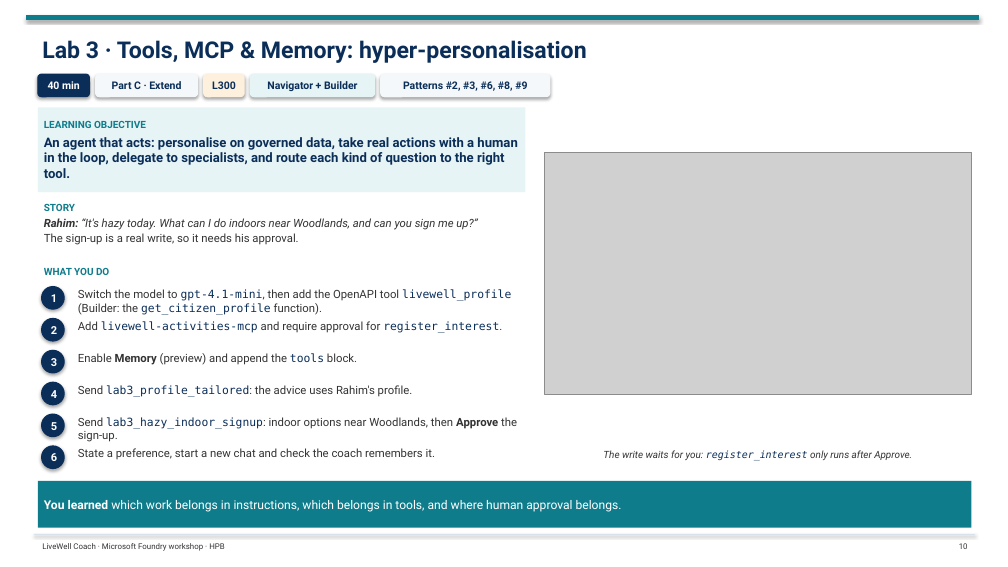
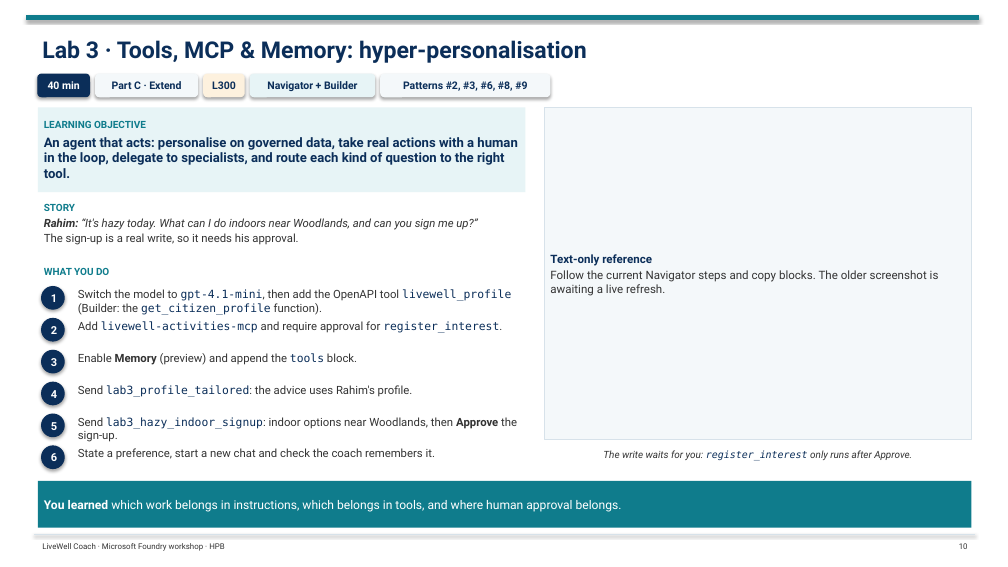
Before and after one commit to tonirex/hpb-foundry-workshop, a slide deck: slide 10 of deck/LiveWell-Lab-Flow.pptx. Drawn at 1008x567 pixels with LibreOffice and Linux fonts; fonts in the diff are those of the drawing; grey boxes stand for pictures. Boxes give left, top, right and bottom in pixels: in the first picture for what was removed or moved away, otherwise in the second. Text is boxed around its words. In the diff, an @@ line names an element or a change of style, - is before the commit and + after.

```diff
--- a/deck/LiveWell-Lab-Flow.pptx
+++ b/deck/LiveWell-Lab-Flow.pptx
@@ rectangle added at (544,107,972,440), fill #F4F8FA, outline #D7E2EA 1 pt, 11 pt, text #333333 @@
+Text-only reference
+Follow the current Navigator steps and copy blocks. The older screenshot is awaiting a live refresh.
@@ picture removed at (544,153,972,395) @@
```
Also in this commit, not shown: 7 other slides changed, 43 other files.
